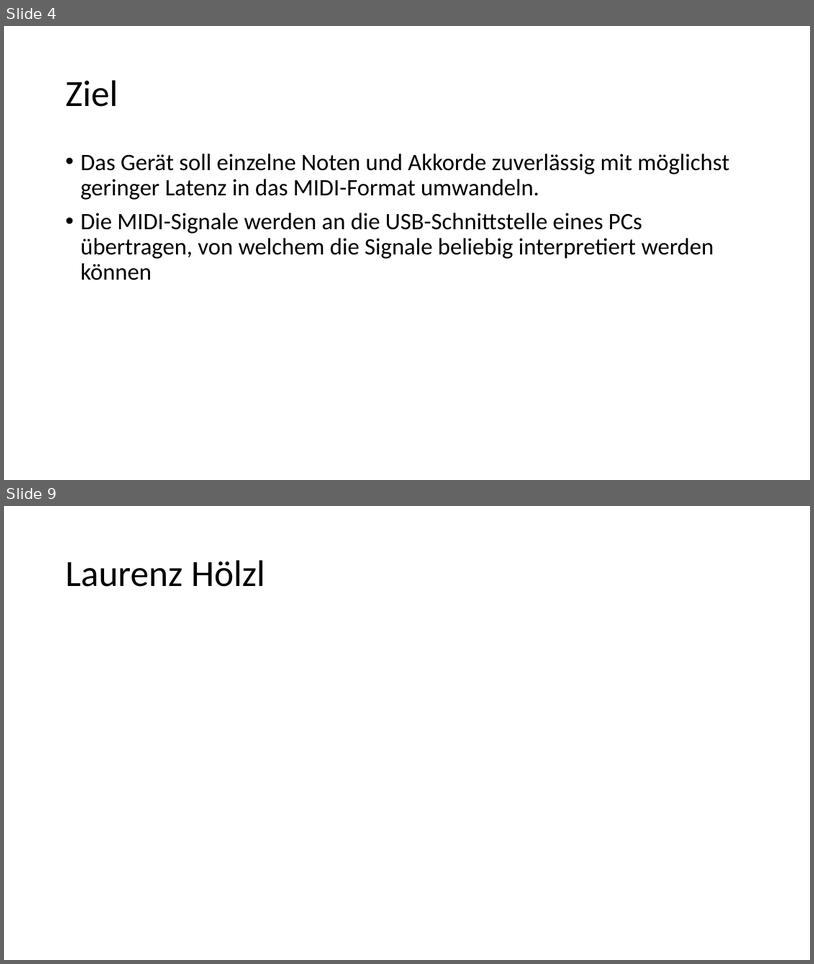
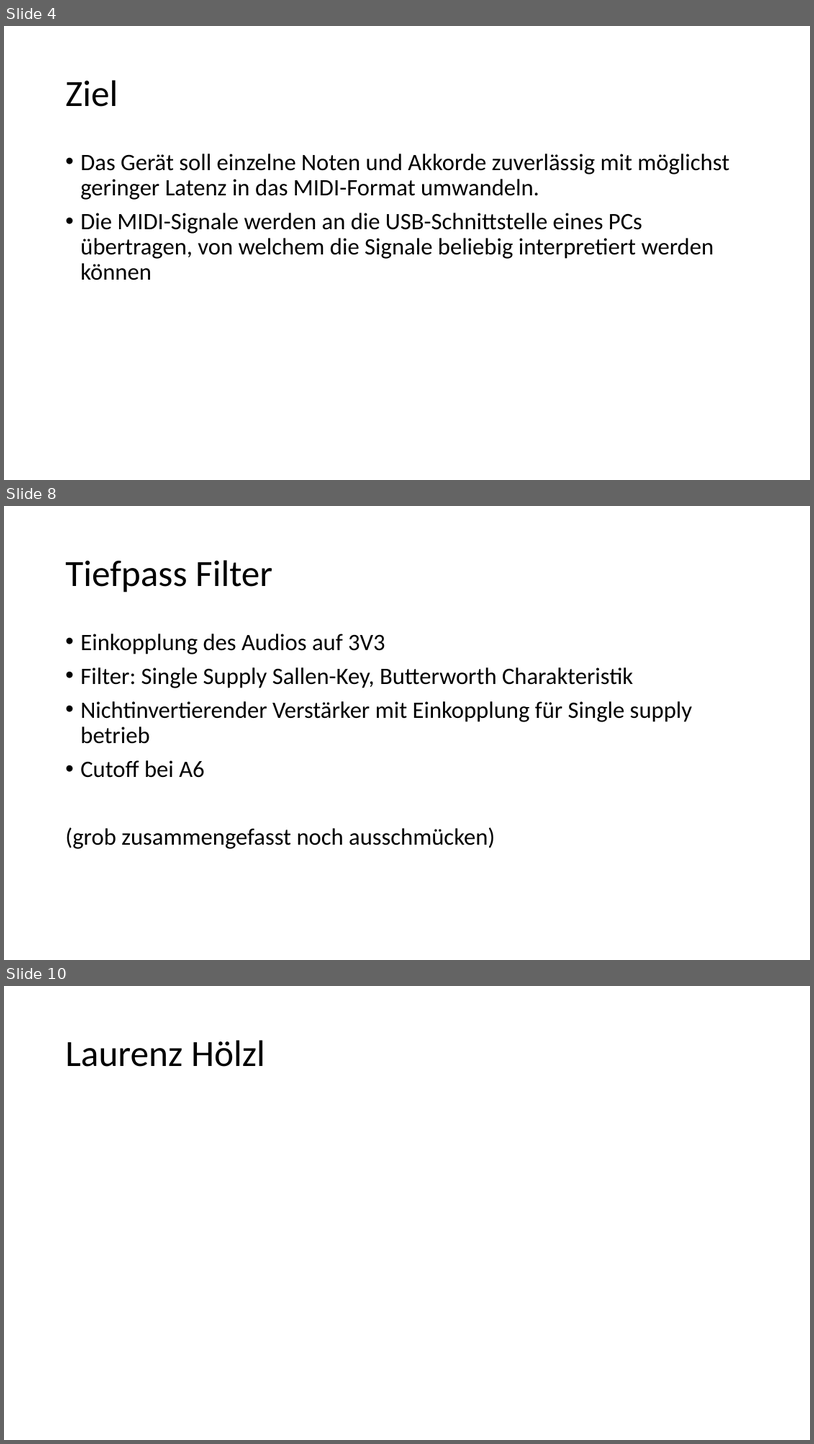
Before and after one commit to s-grundner/MTAP-MIDI-Guitar-Converter, a slide deck: documentation/Entwurf.pptx. Shown one above the other, each under a label of ours: slides 4 and 9 before the commit, slides 4, 8 and 10 after it; the slides between them are not shown. The pictures are 814x964 and 814x1444 pixels, drawn with LibreOffice and Linux fonts; fonts in the diff are those of the drawing. Boxes give left, top, right and bottom in pixels: in the first picture for what was removed or moved away, otherwise in the second. Text is boxed around its words. In the diff, an @@ line names an element or a change of style, - is before the commit and + after.

```diff
--- a/documentation/Entwurf.pptx
+++ b/documentation/Entwurf.pptx
@@ slide 8 added at bbox=[4, 506, 810, 960], background #FFFFFF @@
@@ title added at bbox=[65, 560, 273, 592], 44 pt, text #000000 @@
+Tiefpass Filter
@@ text added at bbox=[65, 633, 692, 849], 28 pt, text #000000 @@
+• Einkopplung des Audios auf 3V3
+• Filter: Single Supply Sallen-Key, Butterworth Charakteristik
+• Nichtinvertierender Verstärker mit Einkopplung für Single supply betrieb
+• Cutoff bei A6
+(grob zusammengefasst noch ausschmücken)
@@ what was slide 9 is now slide 10 @@
```
Also in this commit, not shown: 4 slides changed, 2 other slides added, 2 slides removed, 2 other files.
